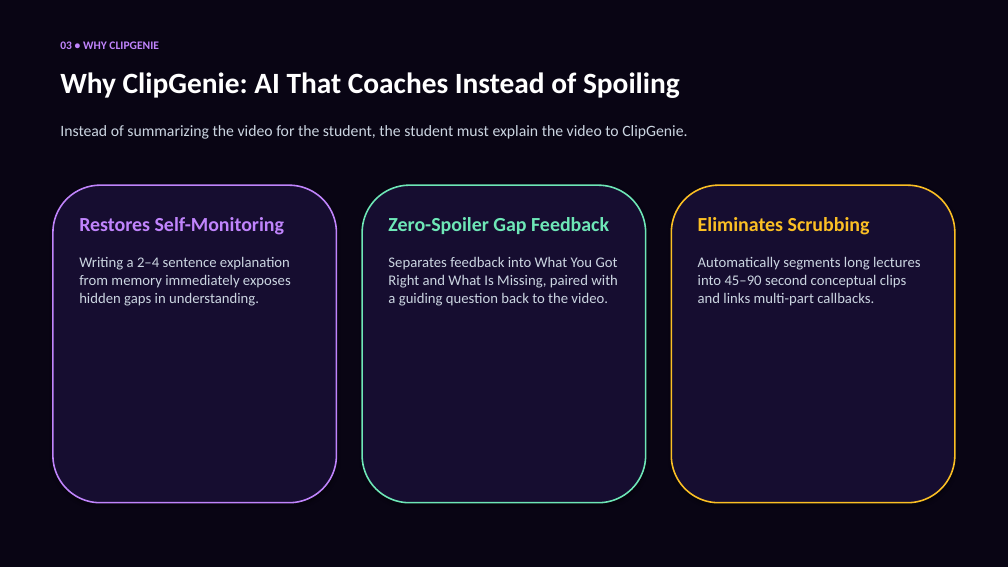
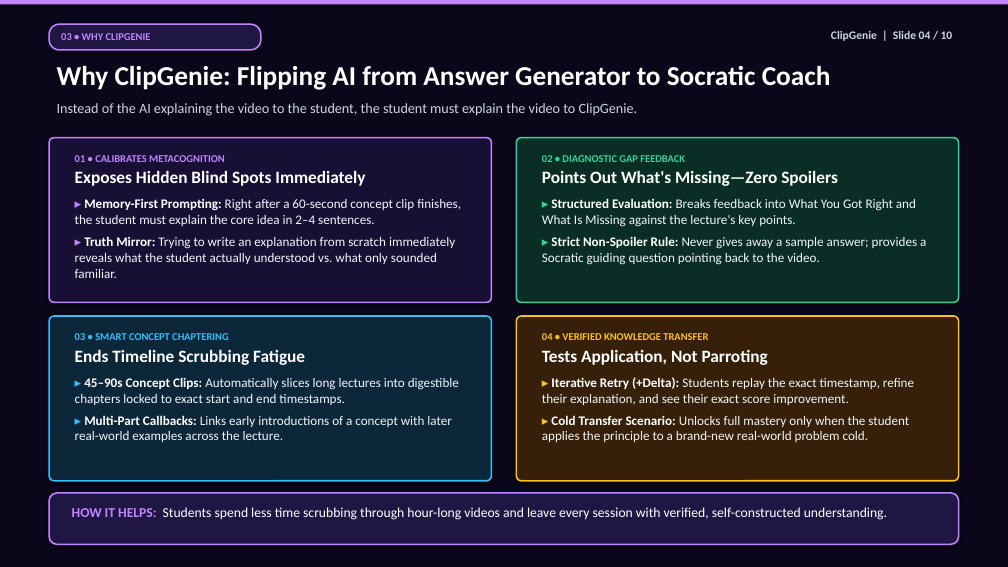
Before and after one commit to ansnaeemcodes/clipgenie, a slide deck: slide 4 of ClipGenie_Presentation.pptx. Drawn at 1008x567 pixels with LibreOffice and Linux fonts; fonts in the diff are those of the drawing. Boxes give left, top, right and bottom in pixels: in the first picture for what was removed or moved away, otherwise in the second. Text is boxed around its words. In the diff, an @@ line names an element or a change of style, - is before the commit and + after.

Commit message:
design(deck): redesign pitch deck with high-contrast typography, multi-layout slides, and structured points

```diff
--- a/ClipGenie_Presentation.pptx
+++ b/ClipGenie_Presentation.pptx
@@ rectangle at (0, 0, 1008, 567): fill #090514 to #0B071A @@
@@ rectangle added at (0, 0, 1008, 5), fill #C084FC @@
@@ rounded rectangle "03 • WHY CLIPGENIE": place and size @@
-rounded rectangle "03 • WHY CLIPGENIE" at (60, 41, 159, 49)
+rounded rectangle "03 • WHY CLIPGENIE" at (49, 24, 261, 50)
@@ rounded rectangle "03 • WHY CLIPGENIE" at (49, 24, 261, 50): size 11 to 10 pt; vertical alignment top to middle; fill none to #201644; outline none to #C084FC 1.5 pt; shadow on @@
@@ text added at (831, 31, 953, 41), 11 pt, text #CBD5E1, bold @@
+ClipGenie | Slide 04 / 10
@@ text at (57, 66, 831, 90): text changed; size 28 to 26 pt @@
-Why ClipGenie: AI That Coaches Instead of Spoiling
+Why ClipGenie: Flipping AI from Answer Generator to Socratic Coach
@@ text at (57, 103, 638, 116): text changed; size 15 to 13.5 pt @@
-Instead of summarizing the video for the student, the student must explain the video to ClipGenie.
+Instead of the AI explaining the video to the student, the student must explain the video to ClipGenie.
@@ rounded rectangle: place and size @@
-rounded rectangle at (362, 185, 646, 503)
+rounded rectangle at (49, 138, 492, 302)
@@ rounded rectangle at (49, 138, 492, 302): fill #160D30 to #181034; outline #6EE7B7 1.5 pt to #C084FC 1.5 pt; proportions changed @@
@@ rounded rectangle: place and size @@
-rounded rectangle at (671, 185, 955, 503)
+rounded rectangle at (516, 138, 959, 302)
@@ rounded rectangle at (516, 138, 959, 302): fill #160D30 to #0A2E26; outline #FBBF24 1.5 pt to #34D399 1.5 pt; proportions changed @@
@@ text added at (75, 155, 461, 278), 12.5 pt, text #F1F5F9 @@
+01 • CALIBRATES METACOGNITION
+Exposes Hidden Blind Spots Immediately
+▸ Memory-First Prompting: Right after a 60-second concept clip finishes, the student must explain the core idea in 2–4 sentences.
+▸ Truth Mirror: Trying to write an explanation from scratch immediately reveals what the student actually understood vs. what only sounded familiar.
@@ text at (542, 155, 926, 265): text changed; size 14 to 12.5 pt; text colour #CBD5E1 to #F1F5F9 @@
-Eliminates Scrubbing
-Automatically segments long lectures into 45–90 second conceptual clips and links multi-part callbacks.
+02 • DIAGNOSTIC GAP FEEDBACK
+Points Out What's Missing—Zero Spoilers
+▸ Structured Evaluation: Breaks feedback into What You Got Right and What Is Missing against the lecture's key points.
+▸ Strict Non-Spoiler Rule: Never gives away a sample answer; provides a Socratic guiding question pointing back to the video.
@@ rounded rectangle removed at (53, 185, 337, 503) @@
@@ text removed at (79, 217, 291, 306) @@
-Restores Self-Monitoring
-Writing a 2–4 sentence explanation from memory immediately exposes hidden gaps in understanding.
@@ text removed at (388, 217, 618, 306) @@
-Zero-Spoiler Gap Feedback
-Separates feedback into What You Got Right and What Is Missing, paired with a guiding question back to the video.
@@ rounded rectangle added at (49, 316, 492, 481), fill #0C263A, outline #38BDF8 1.5 pt @@
@@ rounded rectangle added at (516, 316, 959, 481), fill #36200A, outline #FBBF24 1.5 pt @@
@@ text added at (75, 333, 459, 442), 12.5 pt, text #F1F5F9 @@
+03 • SMART CONCEPT CHAPTERING
+Ends Timeline Scrubbing Fatigue
+▸ 45–90s Concept Clips: Automatically slices long lectures into digestible chapters locked to exact start and end timestamps.
+▸ Multi-Part Callbacks: Links early introductions of a concept with later real-world examples across the lecture.
@@ text added at (542, 333, 914, 442), 12.5 pt, text #F1F5F9 @@
+04 • VERIFIED KNOWLEDGE TRANSFER
+Tests Application, Not Parroting
+▸ Iterative Retry (+Delta): Students replay the exact timestamp, refine their explanation, and see their exact score improvement.
+▸ Cold Transfer Scenario: Unlocks full mastery only when the student applies the principle to a brand-new real-world problem cold.
@@ rounded rectangle added at (49, 493, 959, 544), fill #201644, outline #C084FC 1.5 pt @@
@@ text added at (72, 507, 887, 520), 13 pt, text #FFFFFF @@
+HOW IT HELPS: Students spend less time scrubbing through hour-long videos and leave every session with verified, self-constructed understanding.
```
Also in this commit, not shown: 5 other slides changed, 4 slides added, 4 slides removed, 5 other files.
